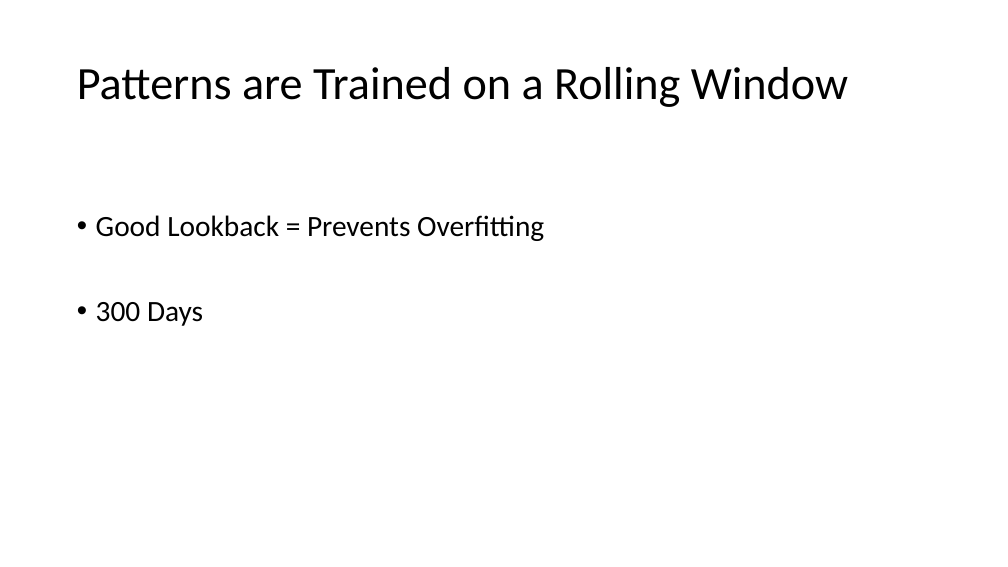
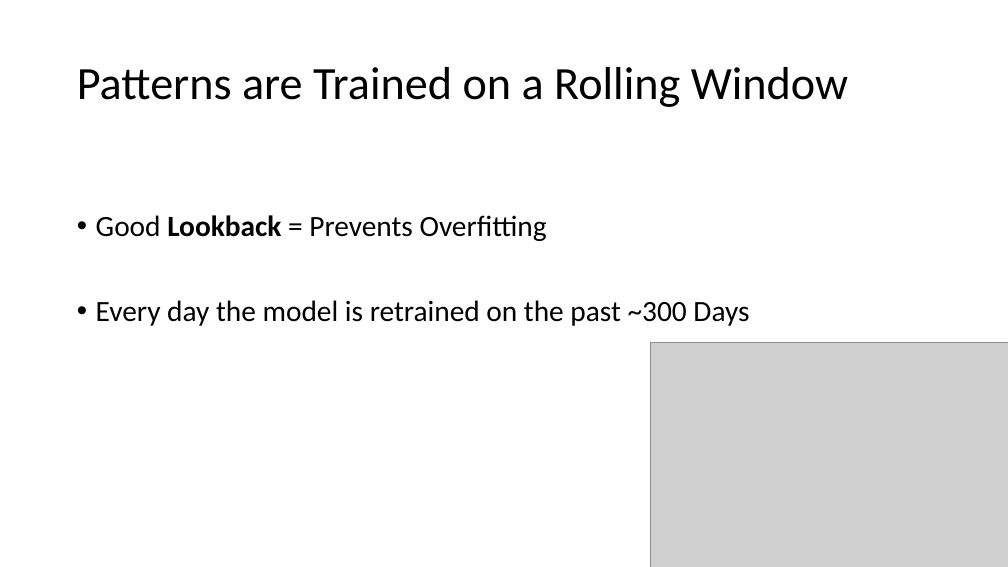
Before and after one commit to christy108/PATTERN_PROJECT_QUANT_WORKSHOP, a slide deck: slide 16 of Presentation/Presentation.pptx. Drawn at 1008x567 pixels with LibreOffice and Linux fonts; fonts in the diff are those of the drawing; grey boxes stand for pictures. Boxes give left, top, right and bottom in pixels: in the first picture for what was removed or moved away, otherwise in the second. Text is boxed around its words. In the diff, an @@ line names an element or a change of style, - is before the commit and + after.

```diff
--- a/Presentation/Presentation.pptx
+++ b/Presentation/Presentation.pptx
@@ text at <box>96,215,547,241</box>: bold on in "Lookback" @@
@@ text at <box>96,300,749,326</box>: text changed @@
-• 300 Days
+• Every day the model is retrained on the past ~300 Days
@@ picture added at <box>650,343,1008,567</box> @@
```
Also in this commit, not shown: 11 other slides changed, 17 slides added, 2 slides removed.
